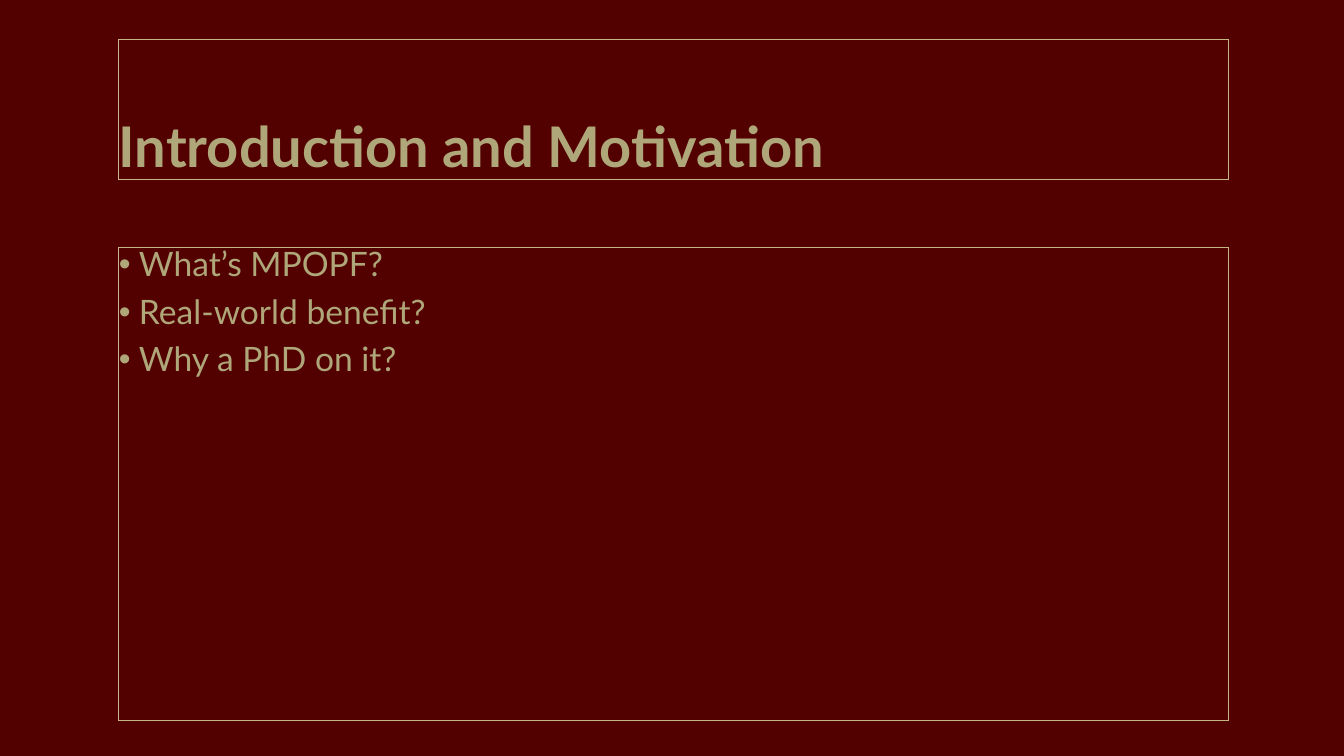
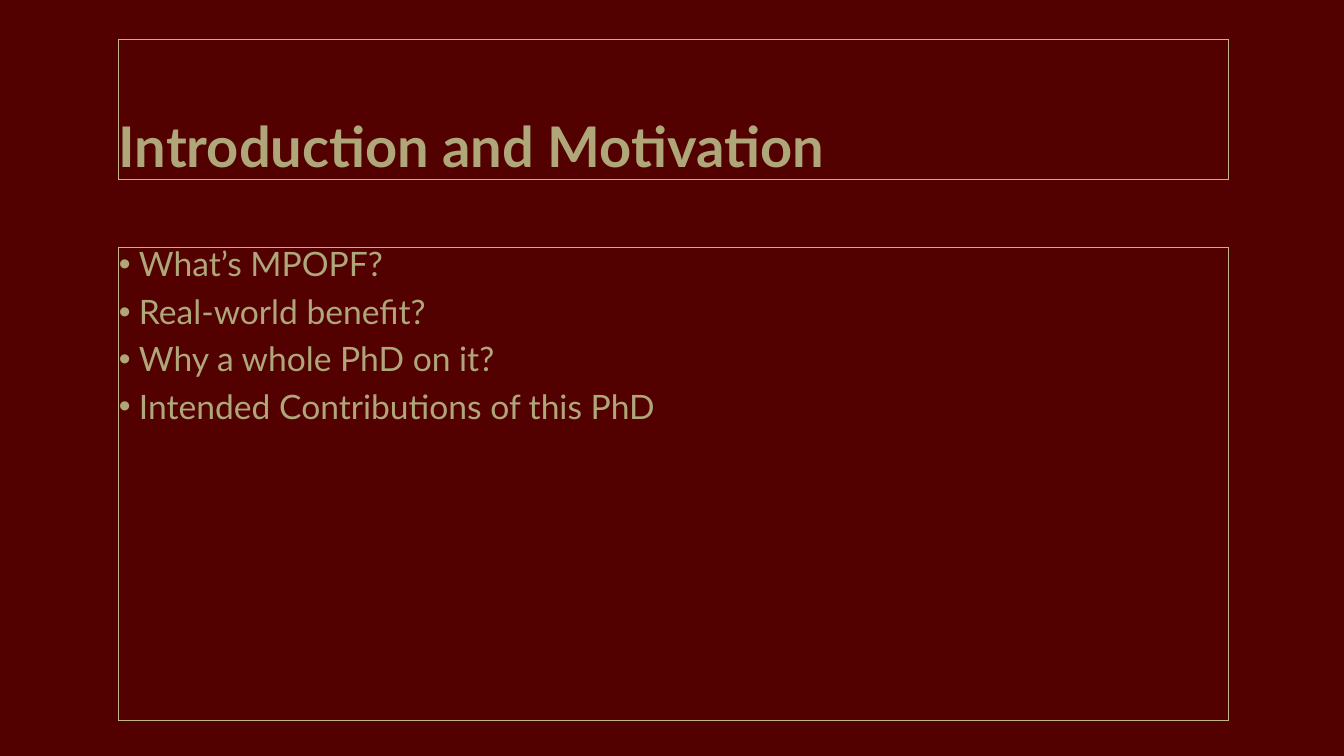
Before and after one commit to Realife-Brahmin/OriginalDocsHub-WSU-OneDrive, a slide deck: slide 2 of prelims-presentation_Jha_Aryan.pptx. Drawn at 1344x756 pixels with LibreOffice and Linux fonts; fonts in the diff are those of the drawing. Boxes give left, top, right and bottom in pixels: in the first picture for what was removed or moved away, otherwise in the second. Text is boxed around its words. In the diff, an @@ line names an element or a change of style, - is before the commit and + after.

```diff
--- a/prelims-presentation_Jha_Aryan.pptx
+++ b/prelims-presentation_Jha_Aryan.pptx
@@ text at bbox=[139, 346, 655, 419]: text changed @@
-• Why a PhD on it?
+• Why a whole PhD on it?
+• Intended Contributions of this PhD
```
Also in this commit, not shown: 3 other slides changed, 17 slides added.
